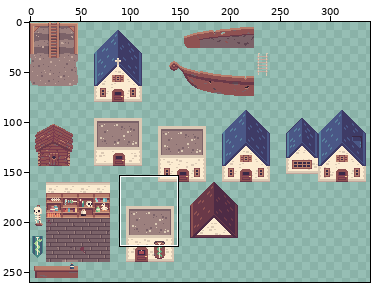
Two versions of one sprite sheet, static/images/large-sprites.png. Above, an overview of the earlier version with the close-up marked.
Close-up. As it was:
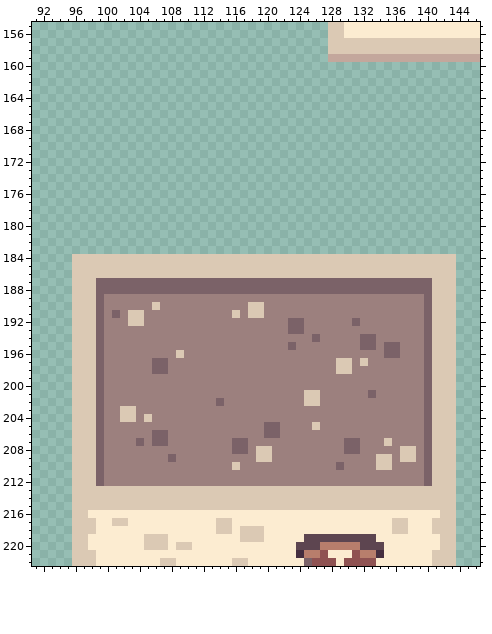
The file is 400x400 pixels. Shown: x 91..146, y 155..222. The wide view leaves out empty margins. The commit also changed other parts of the picture, which this record leaves out.
The same view after the edit:
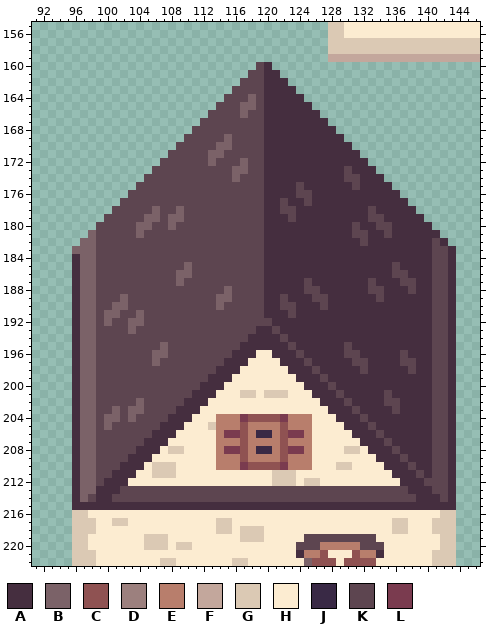
Palette (. is transparent): A #452e3f  B #7b6268  C #8f5252  D #9c807e  E #b87e6c  F #c3a79c  G #dbc9b4  H #fcecd1  J #392945  K #5d4550  L #7a3b4f
Change:
Changed rows in their new state; - is an unchanged pixel.
first column x 96:
160 -----------------------KA-----------------------
161 ----------------------KKAA----------------------
162 ---------------------KKKAAA---------------------
163 --------------------KKKKAAAA--------------------
164 -------------------KKKBKAAAAA-------------------
165 ------------------KKKBBKAAAAAA------------------
166 -----------------KKKKBKKAAAAAAA-----------------
167 ----------------KKKKKKKKAAAAAAAA----------------
168 ---------------KKKKKKKKKAAAAAAAAA---------------
169 --------------KKKKKBKKKKAAAAAAAAAA--------------
170 -------------KKKKKBBKKKKAAAAAAAAAAA-------------
171 ------------KKKKKBBKKKKKAAAAAAAAAAAA------------
172 -----------KKKKKKBKKKBKKAAAAAAAAAAAAA-----------
173 ----------KKKKKKKKKKBBKKAAAAAAAAAAKAAA----------
174 ---------KKKKKKKKKKKBKKKAAAAAAAAAAKKAAA---------
175 --------KKKKKKKKKKKKKKKKAAAAKAAAAAAKAAAA--------
176 -------KKKKKKKKKKKKKKKKKAAAAKKAAAAAAAAAAA-------
177 ------KKKKKKKKKKKKKKKKKKAAKAAKAAAAAAAAAAAA------
178 -----KKKKKBKKBKKKKKKKKKKAAKKAAAAAAAAAKAAAAA-----
179 ----KKKKKBBKBBKKKKKKKKKKAAAKAAAAAAAAAKKAAAAA----
180 ---KKKKKBBKKBKKKKKKKKKKKAAAAAAAAAAAKAAKKAAAAA---
181 --BKKKKKBKKKKKKKKKKKKKKKAAAAAAAAAAAKKAAKAAAAAA--
182 -BBKKKKKKKKKKKKKKKKKKKKKAAAAAAAAAAAAKAAAAAAAAKA-
183 BBBKKKKKKKKKKKKKKKKKKKKKAAAAAAAAAAAAAAAAAAAAAKKA
184 ABBKKKKKKKKKKKKKKKKKKKKKAAAAAAAAAAAAAAAAAAAAAKKA
185 ABBKKKKKKKKKKKBKKKKKKKKKAAAAAAAAAAAAAAAAKAAAAKKA
186 ABBKKKKKKKKKKBBKKKKKKKKKAAAAAAAAAAAAAAAAKKAAAKKA
187 ABBKKKKKKKKKK-KKKKKKKKKKAAAAAKAAAAAAAKAAAKKAAKKA
188 ABBKKKKKKKKKKKKKKKK-KKKKAAAAAKKAAAAAAKKAAAKAAKKA
189 ABBKKKBKKKKKKKKKKKBBKKKKAAKAAAKKAAAAAAKAAAAAAKKA
190 ABBKKBBKKKKKKKKKKKBKKKKKAAKKAAAKAAAAAAAAAAAAAKKA
191 ABBKB-KKBKKKKKKKKKKKKKKKAAAKAAAAAAAAAAAAAAAAAKKA
192 ABBKBKKBBKKKKKKKKKKKKKKKKAAAAAAAAAAAAAAAAAAAAKKA
193 ABBKKKKBKKKKKKKKKKKKKKKAAKAAAAAAAAAAAAAAAAAAAKKA
194 ABBKKKKKKKKKKKKKKKKKKKAAAAKAAAAAAAAAAAAAAAAAAKKA
195 ABBKKKKKKKKBKKKKKKKKKAAAAAAKAAAAAAKAAAAAAAAAAKKA
196 ABBKKKKKKKBBKKKKKKKKAAAHHAAAKAAAAAKKAAAAAKAAAKKA
197 ABBKKKKKKK-KKKKKKKKAAAHHHHAAAKAAAAAKKAAAAKKAAKKA
198 ABBKKKKKKKKKKKKKKKAAAHHHHHHAAAKAAAAAKAAAAAKAAKKA
199 ABBKKKKKKKKKKKKKKAAAHHHHHHHHAAAKAAAAAAAAAAAAAKKA
200 ABBKKKKKKKKKKKKKAAAHHHHHHHHHHAAAKAAAAAAAAAAAAKKA
201 ABBKKKKKKKKKKKKAAAHHHGGHGGGHHHAAAKAAAAAKAAAAAKKA
202 ABBKKKKKBKKKKKAAAHHHHHHHHHHHHHHAAAKAAAAKKAAAAKKA
203 ABBKKBKBBKKKKAAAHHHHHHHHHHHHHHHHAAAKAAAAKAAAAKKA
204 ABBKBBKBKKKKAAAHHHEEELCCCCLEEEHHHAAAKAAAAAAAAKKA
205 ABBKBKKKKKKAAAHHHGEEECEEEECEEEHHHHAAAKAAAAAAAKKA
206 ABBKKKKKKKAAAHHHHHELLCEJJECLLEHHHHHAAAKAAAAAAKKA
207 ABBKKKKKKAAAHHHHHHEEECEEEECEEEHHHHHHAAAKAAAAAKKA
208 ABBKKKKKAAAHGGHHHHELLCEJJECLLEHHHHGGHAAAKAAAAKKA
209 ABBKKKKAAAHHHHHHHHEEECEEEECEEEHHHHHHHHAAAKAAAKKA
210 ABBKKKAAAHGGGHHHHHEEELCCCCLEEEHHHGGHHHHAAAKAAKKA
211 ABBKKAAAHHGGGHHHHHHHHHHHHGGGHHHHHHHHHHHHAAAKAKKA
212 ABBKAAAHHHHHHHHHHHHHHHHHHGGGHGGHHHHHHHHHHAAAKKKA
213 ABBAAAKKKKKKKKKKKKKKKKKKKKKKKKKKKKKKKKKKKKAAAKKA
214 ABKAAKKKKKKKKKKKKKKKKKKKKKKKKKKKKKKKKKKKKKKAAAKA
215 AAAAAAAAAAAAAAAAAAAAAAAAAAAAAAAAAAAAAAAAAAAAAAAA
Boxes around the changes in both close-ups, in picture pixels (x1, y1, x2, y2):
changed: (72, 62, 456, 510)
